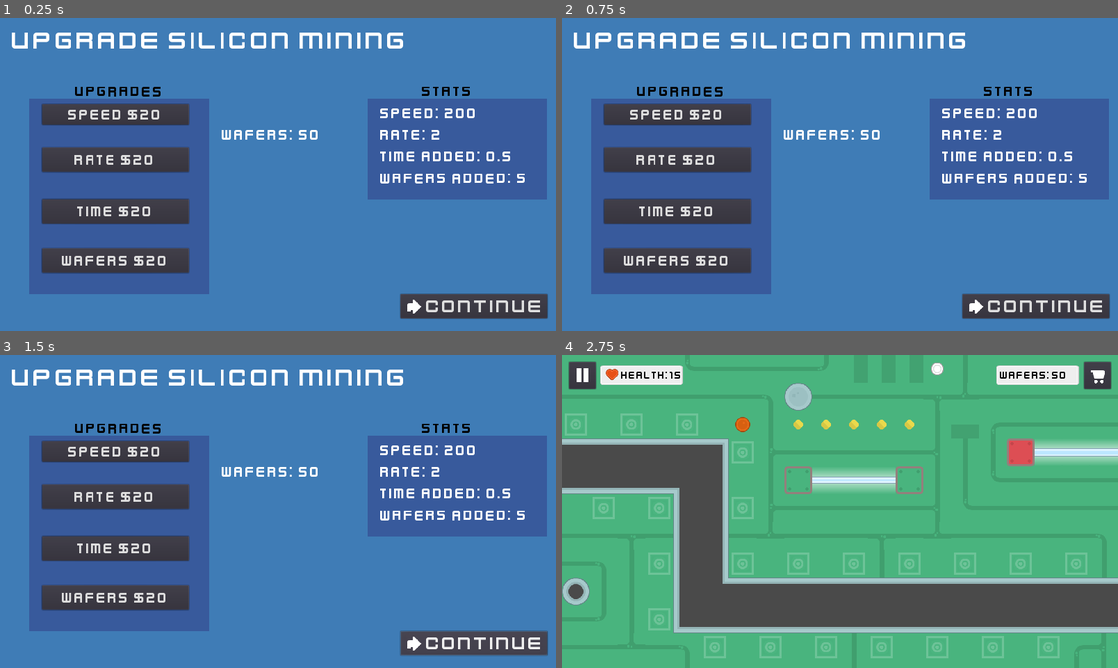
Above: before the commit, frames 1-4 (two rows, left to right).
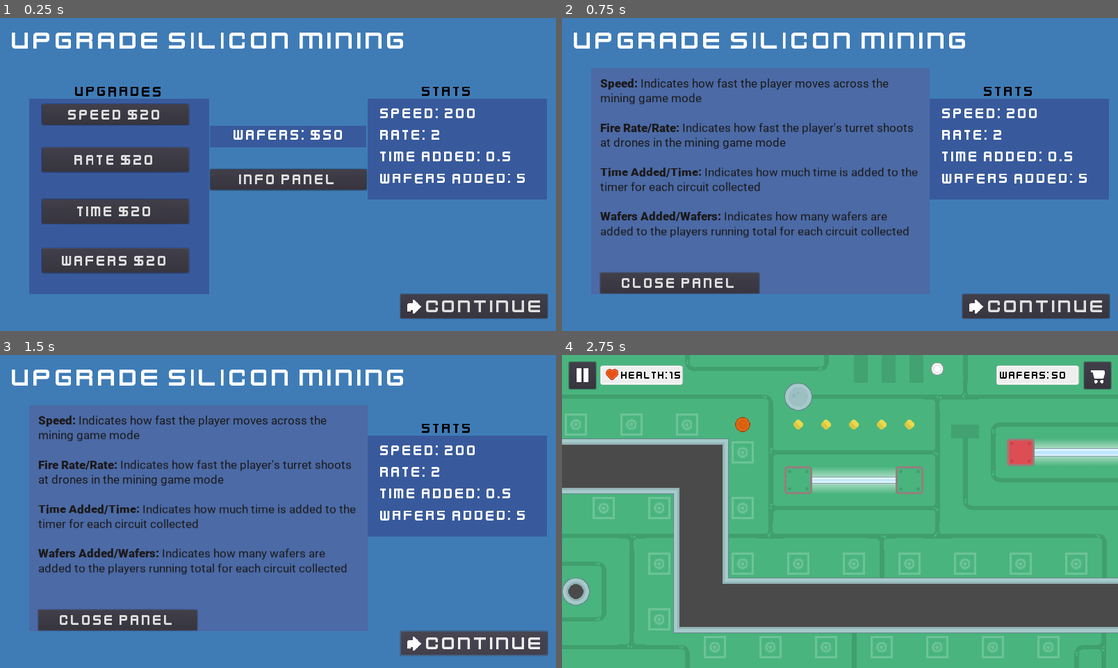
Above: after the commit, the same moments.

Repository: njrobbins/cache-command
Game: Godot game, scene res://Scenes/UpgradeScreen.tscn
The game is run twice, just before and just after one commit, with the same random seed, the same clock (stepped at 60 frames per second) and the same inputs. This scene is started directly instead of the project's main scene. Sound files missing from this copy of the repository are replaced by a short silence.
Inputs (mouse positions are in pixels of both pictures, inside the frame that each line leads up to):
- Up to frame 1 (0.25 s): no input
- Up to frame 2 (0.75 s): click (851, 180) at 0.5 s, where only the run after the commit has a clickable "Info Panel"
- Up to frame 3 (1.5 s): click "Continue" at 1.25 s
- Up to frame 4 (2.75 s): move the mouse to (962, 495) at 2.02 s; hold Right (right) from 2.03 s (still down); click (962, 495) at 2.17 s

The runs differ from the first frame. In frame 1, 3.9% of the frame differs, in the area x 16-67%, y 34-56%; in frame 2, 14%, in the area x 6-64%, y 19-89%; in frame 3, 14%; in frame 4, nothing differs.

Commit message:
Info Panel in Upgrade Screen

Diff:
--- a/Scenes/UpgradeScreen.tscn
+++ b/Scenes/UpgradeScreen.tscn
@@ -6,9 +6,23 @@
 [ext_resource path="res://fonts/kenvector_future_large.tres" type="DynamicFont" id=4]
 [ext_resource path="res://fonts/kenvector_future_thin.tres" type="DynamicFont" id=5]
 [ext_resource path="res://Assets/Icons/continue.png" type="Texture" id=6]
+[ext_resource path="res://fonts/roboto/Roboto-Black.ttf" type="DynamicFontData" id=7]
+[ext_resource path="res://fonts/roboto/Roboto-Regular.ttf" type="DynamicFontData" id=8]
 
 [sub_resource type="StyleBoxFlat" id=1]
 bg_color = Color( 0.219608, 0.352941, 0.611765, 1 )
+
+[sub_resource type="StyleBoxFlat" id=2]
+bg_color = Color( 0.294118, 0.415686, 0.65098, 1 )
+
+[sub_resource type="DynamicFont" id=3]
+size = 28
+font_data = ExtResource( 7 )
+
+[sub_resource type="DynamicFont" id=4]
+size = 28
+use_filter = true
+font_data = ExtResource( 8 )
 
 [node name="UpgradeScreen" type="Control"]
 anchor_right = 1.0
@@ -52,17 +66,6 @@
 "_edit_use_anchors_": false
 }
 
-[node name="CashLabel" type="Label" parent="."]
-margin_left = 510.44
-margin_top = 247.641
-margin_right = 811.44
-margin_bottom = 297.641
-custom_fonts/font = ExtResource( 5 )
-text = "Wafers:"
-__meta__ = {
-"_edit_use_anchors_": false
-}
-
 [node name="Panel" type="Panel" parent="."]
 anchor_bottom = 0.024
 margin_left = 847.0
@@ -130,6 +133,27 @@
 "_edit_use_anchors_": false
 }
 
+[node name="Panel3" type="Panel" parent="."]
+anchor_bottom = 0.024
+margin_left = 484.0
+margin_top = 248.0
+margin_right = 844.0
+margin_bottom = 280.72
+custom_styles/panel = SubResource( 1 )
+__meta__ = {
+"_edit_use_anchors_": false
+}
+
+[node name="CashLabel" type="Label" parent="Panel3"]
+margin_right = 366.0
+margin_bottom = 50.0
+custom_fonts/font = ExtResource( 5 )
+text = "Wafers:"
+align = 1
+__meta__ = {
+"_edit_use_anchors_": false
+}
+
 [node name="Panel2" type="Panel" parent="."]
 anchor_bottom = 0.024
 margin_left = 68.0
@@ -192,8 +216,69 @@
 margin_bottom = 381.65
 custom_fonts/font = ExtResource( 5 )
 text = "Wafers $20"
+
+[node name="InfoPanelButton" type="Button" parent="."]
+margin_left = 484.0
+margin_top = 348.0
+margin_right = 844.0
+margin_bottom = 395.0
+custom_fonts/font = ExtResource( 5 )
+text = "Info Panel"
+__meta__ = {
+"_edit_use_anchors_": false
+}
+
+[node name="InfoPanel" type="Panel" parent="."]
+visible = false
+margin_left = 68.0
+margin_top = 115.0
+margin_right = 847.0
+margin_bottom = 635.0
+custom_styles/panel = SubResource( 2 )
+__meta__ = {
+"_edit_use_anchors_": false
+}
+
+[node name="RichTextLabel" type="RichTextLabel" parent="InfoPanel"]
+margin_left = 20.0
+margin_top = 20.0
+margin_right = 760.0
+margin_bottom = 435.0
+custom_fonts/bold_font = SubResource( 3 )
+custom_fonts/normal_font = SubResource( 4 )
+custom_colors/default_color = Color( 0.105882, 0.0980392, 0.0980392, 1 )
+bbcode_enabled = true
+bbcode_text = "[b]Speed:[/b] Indicates how fast the player moves across the mining game mode
+
+[b]Fire Rate/Rate:[/b] Indicates how fast the player's turret shoots at drones in the mining game mode
+
+[b]Time Added/Time:[/b] Indicates how much time is added to the timer for each circuit collected
+
+[b]Wafers Added/Wafers:[/b] Indicates how many wafers are added to the players running total for each circuit collected
+"
+text = "Speed: Indicates how fast the player moves across the mining game mode
+
+Fire Rate/Rate: Indicates how fast the player's turret shoots at drones in the mining game mode
+
+Time Added/Time: Indicates how much time is added to the timer for each circuit collected
+
+Wafers Added/Wafers: Indicates how many wafers are added to the players running total for each circuit collected
+"
+
+[node name="CloseInfoPanelButton" type="Button" parent="InfoPanel"]
+margin_left = 20.0
+margin_top = 471.0
+margin_right = 386.0
+margin_bottom = 518.0
+custom_fonts/font = ExtResource( 5 )
+text = "Close Panel"
+__meta__ = {
+"_edit_use_anchors_": false
+}
 [connection signal="pressed" from="ContinueButton" to="." method="_on_ContinueButton_pressed"]
 [connection signal="pressed" from="Panel2/SpeedButton" to="." method="_on_SpeedButton_pressed"]
 [connection signal="pressed" from="Panel2/RateButton" to="." method="_on_RateButton_pressed"]
 [connection signal="pressed" from="Panel2/TimeButton" to="." method="_on_TimeButton_pressed"]
 [connection signal="pressed" from="Panel2/CashButton" to="." method="_on_CashButton_pressed"]
+[connection signal="pressed" from="InfoPanelButton" to="." method="_on_InfoPanelButton_pressed"]
+[connection signal="pressed" from="InfoPanel/CloseInfoPanelButton" to="." method="_on_CloseInfoPanelButton_pressed"]
--- a/Scripts/UpgradeScreen.gd
+++ b/Scripts/UpgradeScreen.gd
@@ -5,7 +5,7 @@
 	$Panel/RateLabel.text = "Rate: " + str(Settings.player_shoot_rate)
 	$Panel/TimeLabel.text = "Time Added: " + str(Settings.time_added_per_wafer)
 	$Panel/CashLabel.text = "Wafers Added: " + str(Settings.cash_per_wafer)
-	$CashLabel.text = "Wafers: " + str(Settings.cash)
+	$Panel3/CashLabel.text = "Wafers: $" + str(Settings.cash)
 
 
 
@@ -37,3 +37,11 @@
 	$MenuButtonAudio.play()
 	yield($MenuButtonAudio, "finished")
 	var _scene = get_tree().change_scene("res://Scenes/TowerDefenseGame.tscn")
+
+
+func _on_InfoPanelButton_pressed():
+	$InfoPanel.visible = true
+
+
+func _on_CloseInfoPanelButton_pressed():
+	$InfoPanel.visible = false
Not shown: 1 places in Scenes/UpgradeScreen.tscn that only renumber resources
